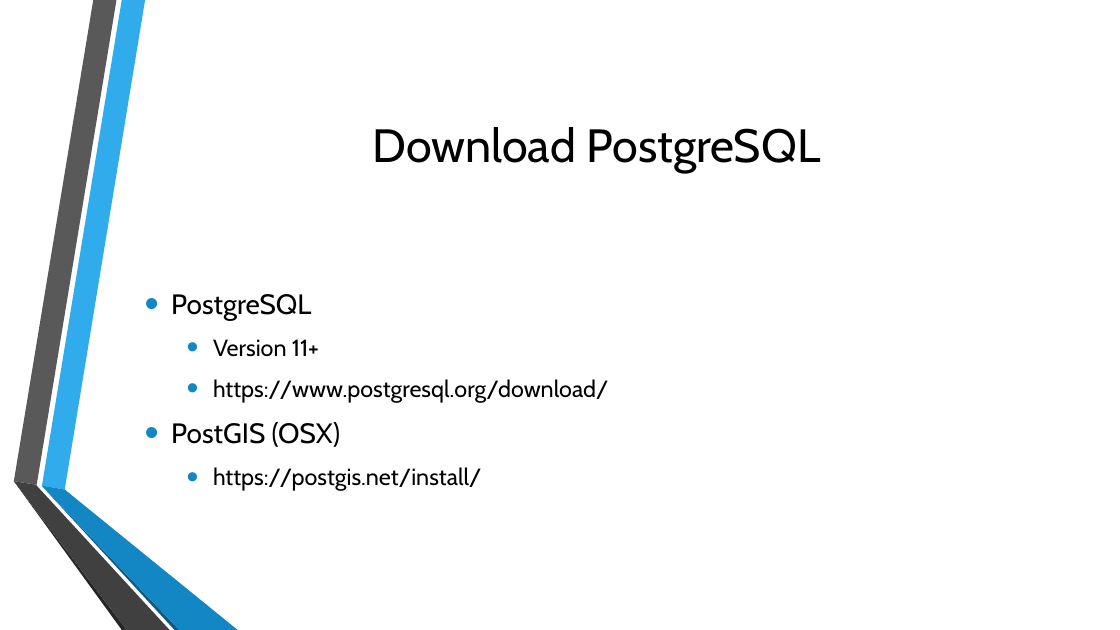
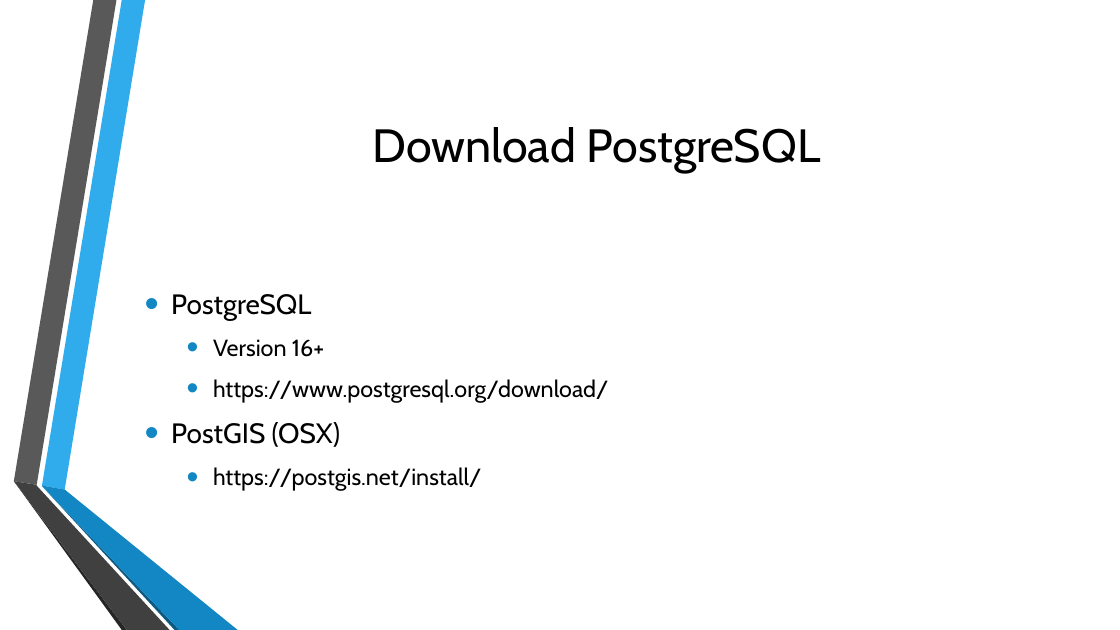
Before and after one commit to MGIS-UMN/GIS5577_week1, a slide deck: slide 2 of Setting_up_PostgreSQL.odp. Drawn at 1120x630 pixels with LibreOffice and Linux fonts; fonts in the diff are those of the drawing; background and template pictures are left out. Boxes give left, top, right and bottom in pixels: in the first picture for what was removed or moved away, otherwise in the second. Text is boxed around its words. In the diff, an @@ line names an element or a change of style, - is before the commit and + after.

Commit message:
Updated ReadME and Setting up PostgreSQL PowerPoint

```diff
--- a/Setting_up_PostgreSQL.odp
+++ b/Setting_up_PostgreSQL.odp
@@ text at [213,339,324,357]: text changed @@
-  • Version 11+
+  • Version 16+
```
Also in this commit, not shown: 1 other file.
